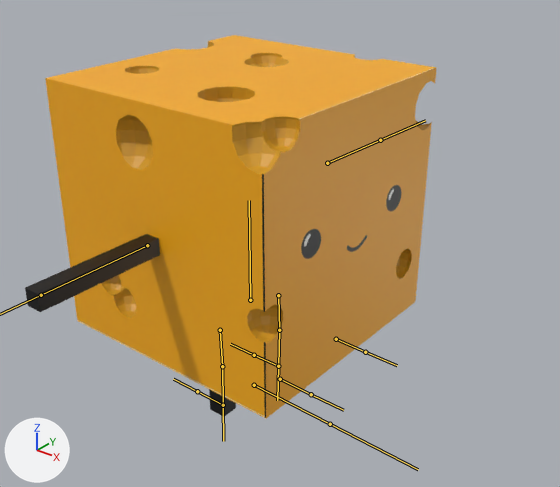
The FBX model Assets/Art/Models/Character/FBX_Character_Cheese.fbx: old version first, new version second.
Camera for both pictures: a 50 mm camera at (0.0277, -0.0316, 0.0309) aimed at (0.0027, -0.0004, 0.0115). Every picture has the same lights, and +X, +Y and +Z are marked at lower left. The bones that bend it are drawn over the model as lines.

In view in the first picture: 'FBX_Character_Cheese'.
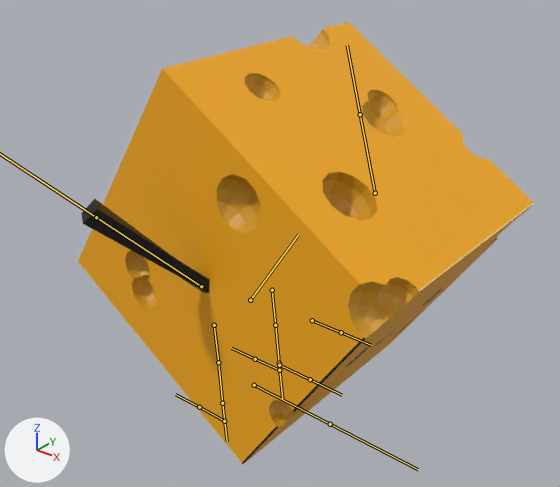
The newer file adds an action. The first version stands in its rest pose; the second is drawn at frame 19 of the action 'Armature|Attack_01'.

Changed parts and their boxes [x1, y1, x2, y2] in the pictures (560 x 487 px):
'FBX_Character_Cheese', posed (11% wider, 16% taller)
    before: [25, 35, 437, 418]
    after: [78, 22, 534, 465]
bone 'Head', root to tip
    before: (250, 300) to (249, 200)
    after: (250, 300) to (298, 234)
bone 'UpperLeg_L', root to tip
    before: (278, 295) to (279, 330)
    after: (272, 290) to (275, 325)
bone 'Arm_L', root to tip
    before: (327, 163) to (380, 140)
    after: (375, 193) to (360, 114)
bone 'Arm_R', root to tip
    before: (147, 245) to (41, 295)
    after: (201, 286) to (96, 217)
bone 'UpperLeg_R', root to tip
    before: (220, 330) to (222, 366)
    after: (214, 325) to (218, 362)
bone 'LowerLeg_R', root to tip
    before: (222, 366) to (223, 405)
    after: (218, 362) to (222, 403)

What the commit changed:
Bone 'Head' (bone_head) turns from (0, 0, 0) to (0, 0, -33) degrees about its own x, y and z.
Bone 'UpperLeg_L' (bone_upperleg_l) turns from (0, 0, 0) to (0, 0, -38) degrees about its own x, y and z.
Bone 'Arm_L' (bone_arm_l) turns from (0, 0, 0) to (22, 69, 74) degrees about its own x, y and z.
Bone 'Arm_R' (bone_arm_r) turns from (0, 0, 0) to (-48, -58, 90) degrees about its own x, y and z.
Bone 'UpperLeg_R' (bone_upperleg_r) turns from (0, 0, 0) to (-1, -5, -37) degrees about its own x, y and z.
Bone 'LowerLeg_R' (bone_lowerleg_r) turns from (0, 0, 0) to (1, 21, -2) degrees about its own x, y and z.
